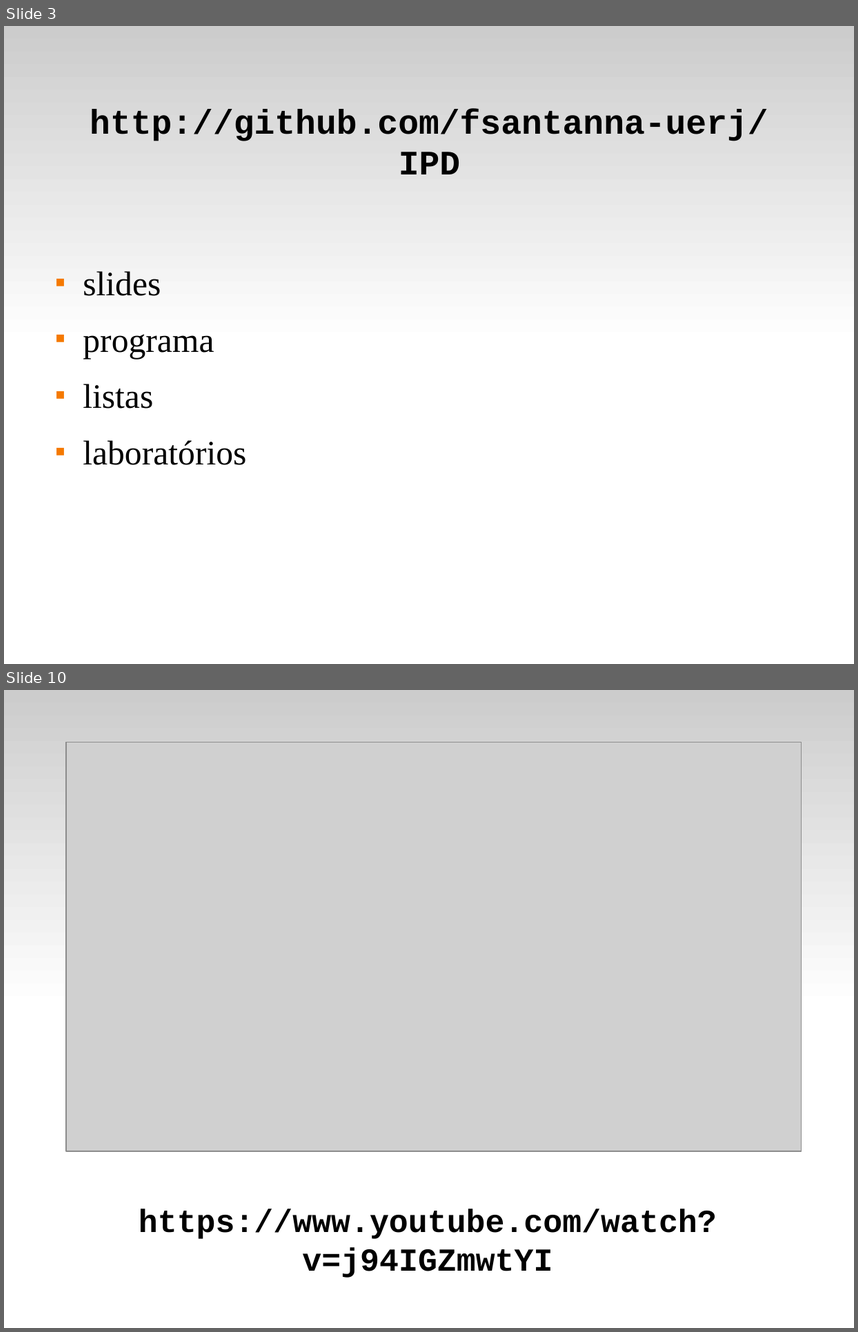
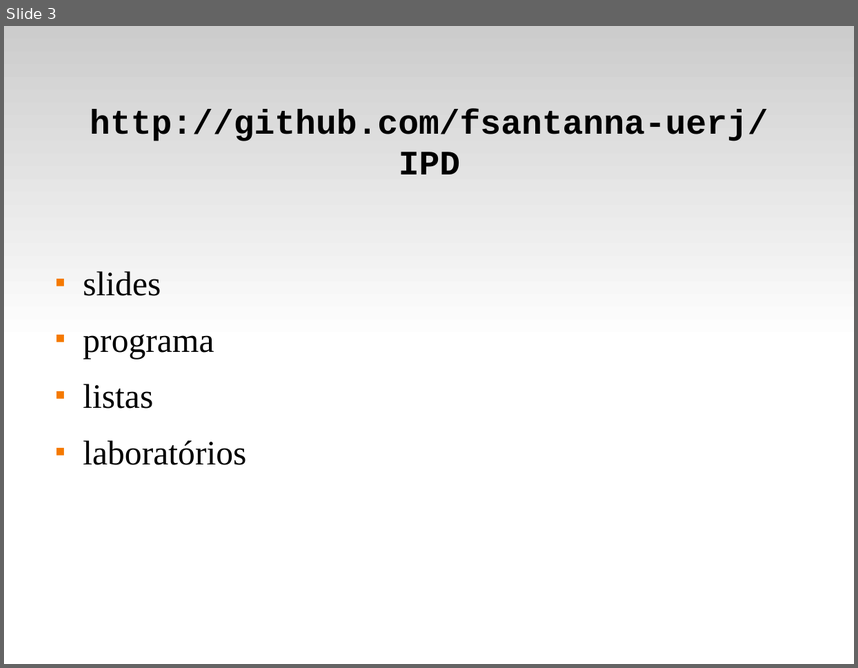
Before and after one commit to fsantanna-uerj/IPD, a slide deck: slides/ipd-00.odp. Shown one above the other, each under a label of ours: slides 3 and 10 before the commit, slide 3 after it; the slides between them are not shown. The pictures are 858x1332 and 858x668 pixels, drawn with LibreOffice and Linux fonts; fonts in the diff are those of the drawing; grey boxes stand for pictures. Boxes give left, top, right and bottom in pixels: in the first picture for what was removed or moved away, otherwise in the second. Text is boxed around its words. In the diff, an @@ line names an element or a change of style, - is before the commit and + after.

```diff
--- a/slides/ipd-00.odp
+++ b/slides/ipd-00.odp
@@ slide 10 removed at box(4, 690, 854, 1328), background #FFFFFF; not listed: 1 template element that a slide beside it also shows @@
@@ picture removed at box(67, 742, 802, 1152) @@
@@ text removed at box(139, 1209, 717, 1277) @@
-https://www.youtube.com/watch?v=j94IGZmwtYI
```
Also in this commit, not shown: 4 slides changed, 1 slide added, 5 other slides removed, 7 other files.
